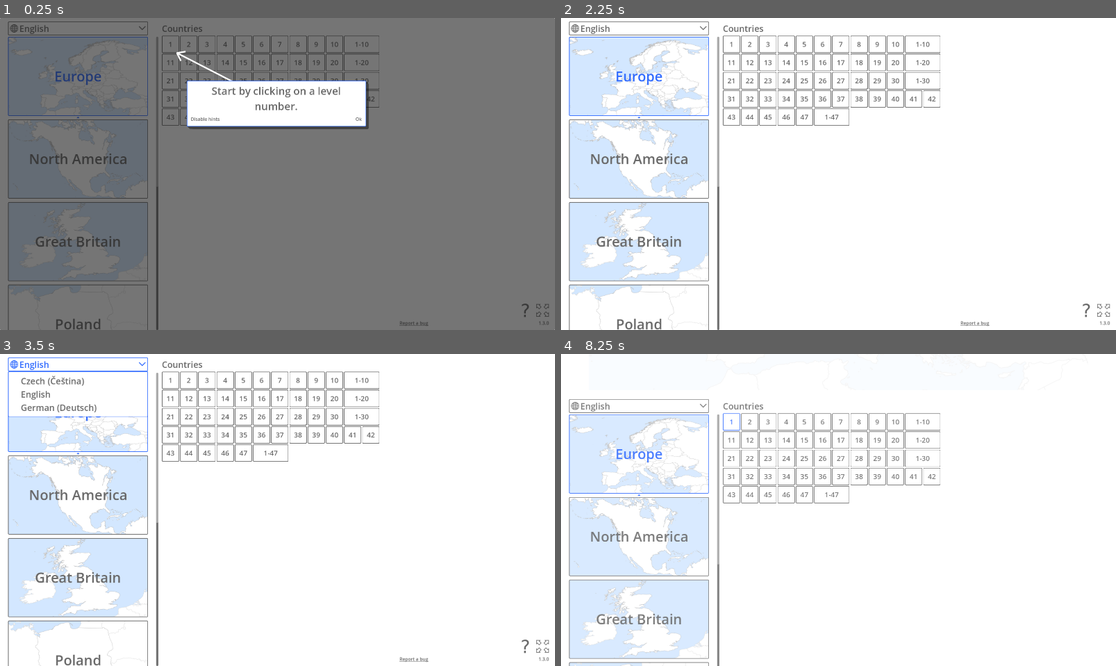
Above: before the commit, frames 1-4 (two rows, left to right).
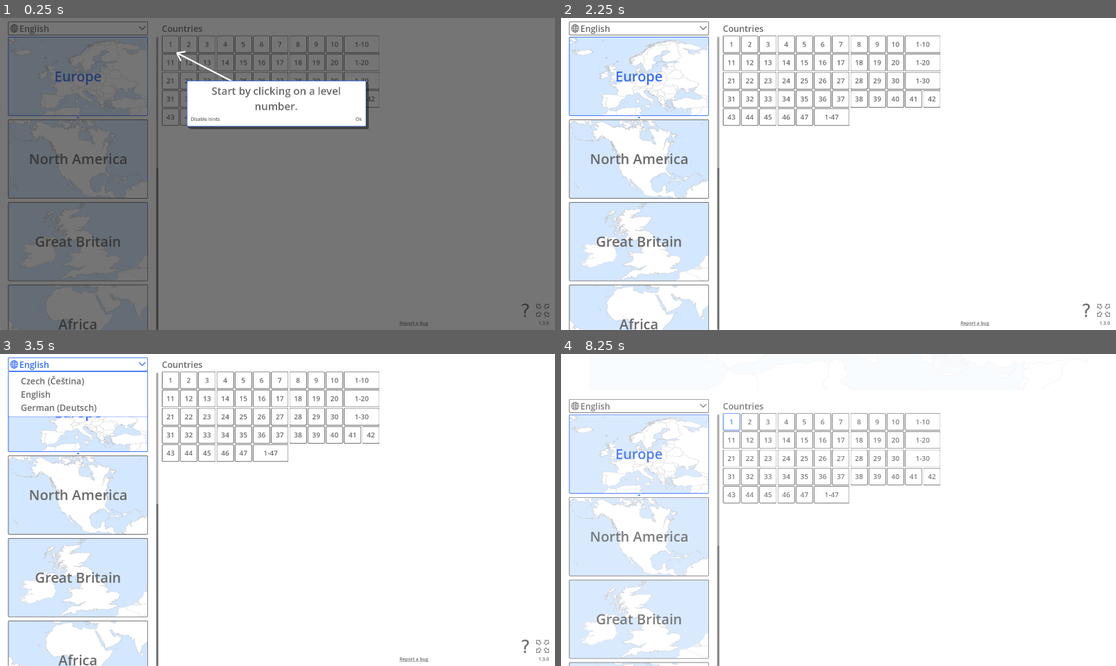
Above: after the commit, the same moments.

Repository: prvak/blind-map
Game: Godot game, scene res://Scenes/Main.tscn
Two runs of this game, one before a commit and one after it. Both use one fixed random seed, a clock stepped at 60 frames per second and the inputs below.
Inputs (mouse positions are in pixels of both pictures, inside the frame that each line leads up to):
- Up to frame 1 (0.25 s): no input
- Up to frame 2 (2.25 s): click "Ok" at 0.5 s; click (1088, 311) at 1.25 s; click "Ok" at 2 s
- Up to frame 3 (3.5 s): click "English" at 2.75 s
- Up to frame 4 (8.25 s): click (1088, 647) at 3.5 s; click "Disable hints" at 4.25 s; click "English" at 5 s; click (1088, 647) at 5.75 s; click "Disable hints" at 6.5 s; click "English" at 7.25 s; tap Enter at 8 s; move the mouse to (733, 378) at 8.02 s; click (733, 378) at 8.17 s

The runs differ from the first frame. In frame 1, 0.1% of the frame differs, in the area x 2-22%, y 86-100%; in frame 2, 1.7%, in the area x 1-29%, y 48-100%; in frame 3, 1.7%; in frame 4, less than 0.1%.

Commit message:
Add Africa

Diff:
--- /dev/null
+++ b/BlindMap/Data/Africa/AfricaArea.tres
@@ -0,0 +1,19 @@
+[gd_resource type="Resource" script_class="AreaResource" load_steps=5 format=3 uid="uid://q151ytod3osq"]
+
+[ext_resource type="Script" uid="uid://cj1qqfduqv7k0" path="res://Scripts/Resources/LevelSequenceResource.gd" id="1_k1psb"]
+[ext_resource type="Texture2D" uid="uid://cye3f43e4s8jc" path="res://Data/Africa/MiniMap.png" id="2_751vf"]
+[ext_resource type="Script" uid="uid://c5aqhtwqyheq6" path="res://Scripts/Resources/AreaResource.gd" id="2_hwmgx"]
+[ext_resource type="Resource" uid="uid://bv3jqp0urgqyb" path="res://Data/Africa/Geography/Resources/Levels/AfricaGeographyAll.tres" id="2_ro7jm"]
+
+[resource]
+script = ExtResource("2_hwmgx")
+Id = "africa"
+Name = "Africa"
+LanguagePriorities = Dictionary[StringName, int]({
+&"cs": 59,
+&"de": 69,
+&"en": 79
+})
+MiniMapTexture = ExtResource("2_751vf")
+LevelSequences = Array[ExtResource("1_k1psb")]([ExtResource("2_ro7jm")])
+metadata/_custom_type_script = "uid://c5aqhtwqyheq6"
--- /dev/null
+++ b/BlindMap/Data/Africa/Geography/Resources/AfricaGeography.tres
@@ -0,0 +1,11 @@
+[gd_resource type="Resource" script_class="DataSetResource" load_steps=3 format=3 uid="uid://dgmdu6mfpm3dy"]
+
+[ext_resource type="Script" uid="uid://b5g67lg8csji4" path="res://Scripts/Resources/DataSetResource.gd" id="1_7fhfs"]
+[ext_resource type="Texture2D" uid="uid://c8jkk8ggxuglw" path="res://Data/Africa/Map.png" id="1_jpbao"]
+
+[resource]
+script = ExtResource("1_7fhfs")
+Id = "africa-geography"
+MapTexture = ExtResource("1_jpbao")
+SourceFile = "res://Data/Africa/Geography/Geography.txt"
+metadata/_custom_type_script = "uid://b5g67lg8csji4"
--- /dev/null
+++ b/BlindMap/Data/Africa/Geography/Resources/Levels/AfricaGeographyAll.tres
@@ -0,0 +1,13 @@
+[gd_resource type="Resource" script_class="LevelSequenceResource" load_steps=3 format=3 uid="uid://bv3jqp0urgqyb"]
+
+[ext_resource type="Script" uid="uid://cj1qqfduqv7k0" path="res://Scripts/Resources/LevelSequenceResource.gd" id="1_17f68"]
+[ext_resource type="Resource" uid="uid://dgmdu6mfpm3dy" path="res://Data/Africa/Geography/Resources/AfricaGeography.tres" id="1_l8uey"]
+
+[resource]
+script = ExtResource("1_17f68")
+Id = "all"
+DataSet = ExtResource("1_l8uey")
+Filter = "all"
+Name = "Geography"
+Levels = Array[String](["L:1-10", "T:1-10", "L:11-20", "T:1-20", "L:21-30", "T:1-30", "L:31-44", "T:1-44"])
+metadata/_custom_type_script = "uid://cj1qqfduqv7k0"
--- a/BlindMap/Scenes/Main.tscn
+++ b/BlindMap/Scenes/Main.tscn
@@ -12,6 +12,7 @@
 [ext_resource type="Resource" uid="uid://doeei8bmm76ci" path="res://Data/DE/DeArea.tres" id="8_muuld"]
 [ext_resource type="Resource" uid="uid://gbgcfsok56ai" path="res://Data/RO/RoArea.tres" id="9_wsh70"]
 [ext_resource type="Resource" uid="uid://cddgfhpa15c7f" path="res://Data/NorthAmerica/NorthAmericaArea.tres" id="11_grg3l"]
+[ext_resource type="Resource" uid="uid://q151ytod3osq" path="res://Data/Africa/AfricaArea.tres" id="12_frkhe"]
 
 [node name="Main" type="Control"]
 custom_minimum_size = Vector2(1920, 1080)
@@ -27,7 +28,7 @@
 
 [node name="Level" parent="." instance=ExtResource("1_bvut5")]
 custom_minimum_size = Vector2(1920, 1080)
-layout_mode = 2
+layout_mode = 0
 anchors_preset = 0
 anchor_left = 0.0
 anchor_top = 0.0
@@ -40,7 +41,7 @@
 
 [node name="MainMenu" parent="." instance=ExtResource("3_ksbav")]
 custom_minimum_size = Vector2(1920, 1080)
-layout_mode = 2
+layout_mode = 0
 anchors_preset = 0
 anchor_right = 0.0
 anchor_bottom = 0.0
@@ -48,6 +49,7 @@
 offset_right = 1920.0
 offset_bottom = 2160.0
 grow_vertical = 1
-Areas = Array[ExtResource("4_4kpch")]([ExtResource("4_6xir8"), ExtResource("5_hqgds"), ExtResource("6_wopo1"), ExtResource("7_skd1b"), ExtResource("8_muuld"), ExtResource("9_wsh70"), ExtResource("11_grg3l")])
+Areas = Array[ExtResource("4_4kpch")]([ExtResource("4_6xir8"), ExtResource("5_hqgds"), ExtResource("6_wopo1"), ExtResource("7_skd1b"), ExtResource("8_muuld"), ExtResource("9_wsh70"), ExtResource("11_grg3l"), ExtResource("12_frkhe")])
 
 [node name="HintOverlay" parent="." instance=ExtResource("4_stv3c")]
+layout_mode = 0
Not shown, added: BlindMap/Data/Africa/Geography/Geography.txt
Binary file added: BlindMap/Data/Africa/Geography/Graphics/Geography_AlbertineRift.png
Not shown, added: BlindMap/Data/Africa/Geography/Graphics/Geography_AlbertineRift.png.import
Binary file added: BlindMap/Data/Africa/Geography/Graphics/Geography_Atlas.png
Not shown, added: BlindMap/Data/Africa/Geography/Graphics/Geography_Atlas.png.import
Binary file added: BlindMap/Data/Africa/Geography/Graphics/Geography_Azande.png
Not shown, added: BlindMap/Data/Africa/Geography/Graphics/Geography_Azande.png.import
Binary file added: BlindMap/Data/Africa/Geography/Graphics/Geography_ChadBasin.png
Not shown, added: BlindMap/Data/Africa/Geography/Graphics/Geography_ChadBasin.png.import
Binary file added: BlindMap/Data/Africa/Geography/Graphics/Geography_Congo.png
Not shown, added: BlindMap/Data/Africa/Geography/Graphics/Geography_Congo.png.import
Binary file added: BlindMap/Data/Africa/Geography/Graphics/Geography_CongoBasin.png
(and 74 more such lines)
